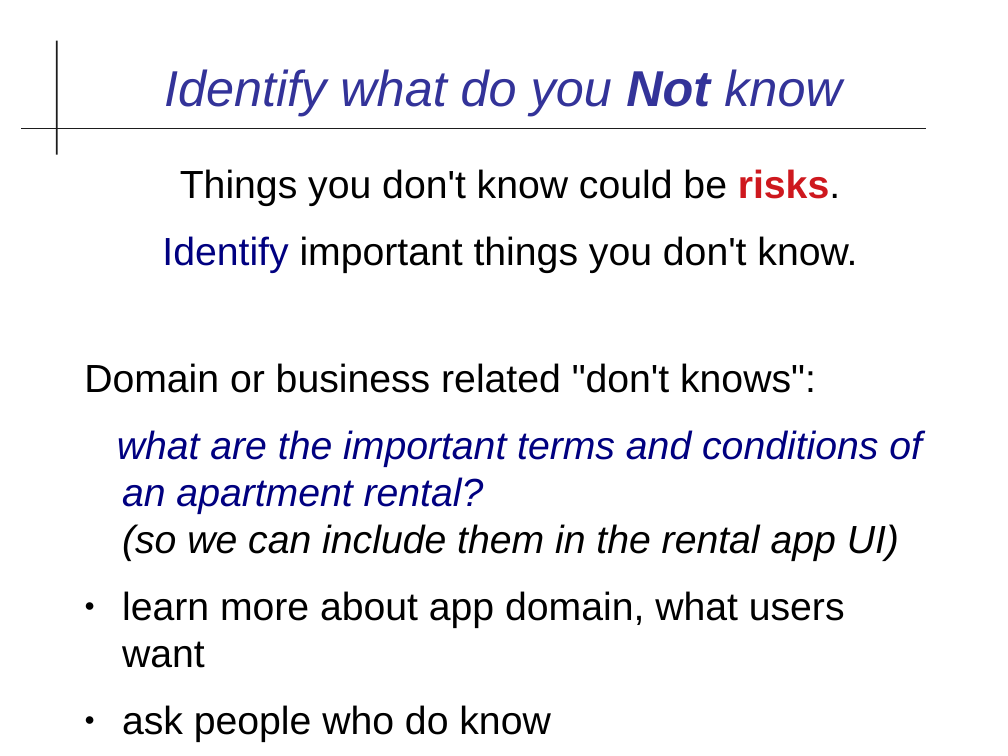
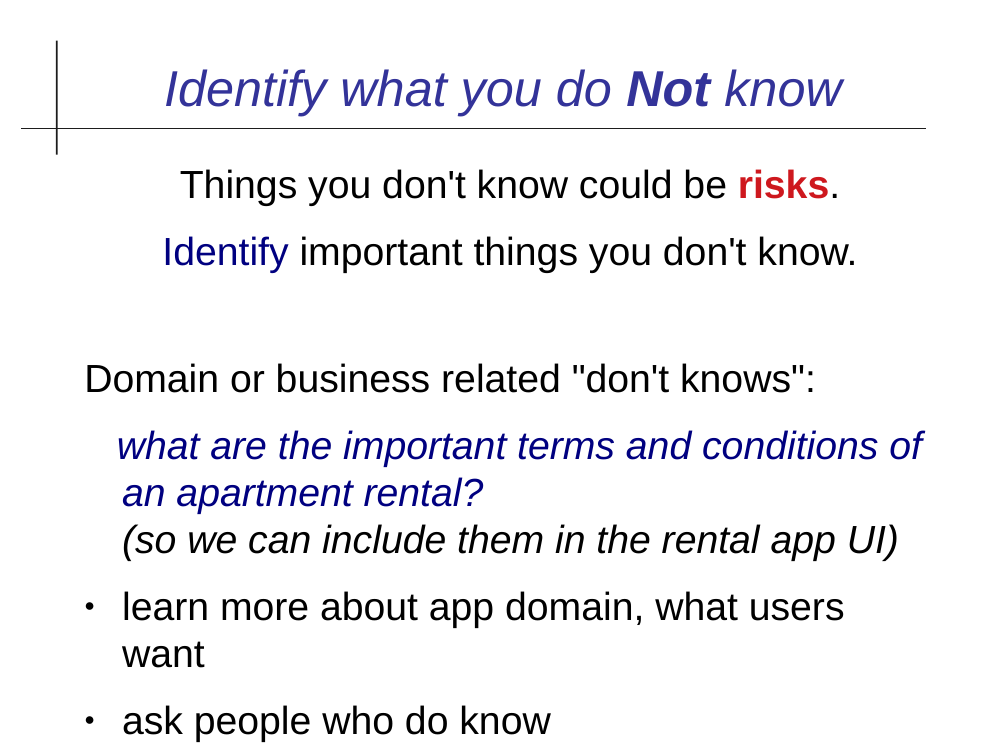
Before and after one commit to cpske/ISP, a slide deck: slide 21 of assignment/project/Iteration1.odp (slide 20 before the commit). Drawn at 1008x756 pixels with LibreOffice and Linux fonts; fonts in the diff are those of the drawing. Boxes give left, top, right and bottom in pixels: in the first picture for what was removed or moved away, otherwise in the second. Text is boxed around its words. In the diff, an @@ line names an element or a change of style, - is before the commit and + after.

```diff
--- a/assignment/project/Iteration1.odp
+++ b/assignment/project/Iteration1.odp
@@ title at (x1=164, y1=69, x2=842, y2=116): text changed @@
-Identify what do you Not know
+Identify what you do Not know
```
Also in this commit, not shown: 9 other slides changed, 4 slides added, 3 slides removed, 6 other files.
